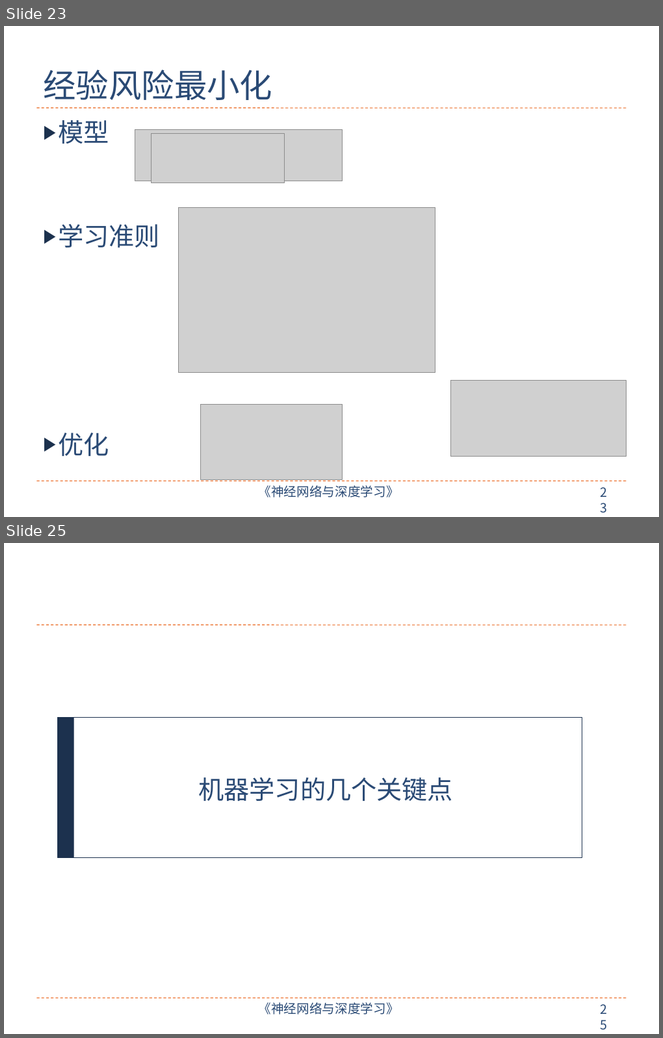
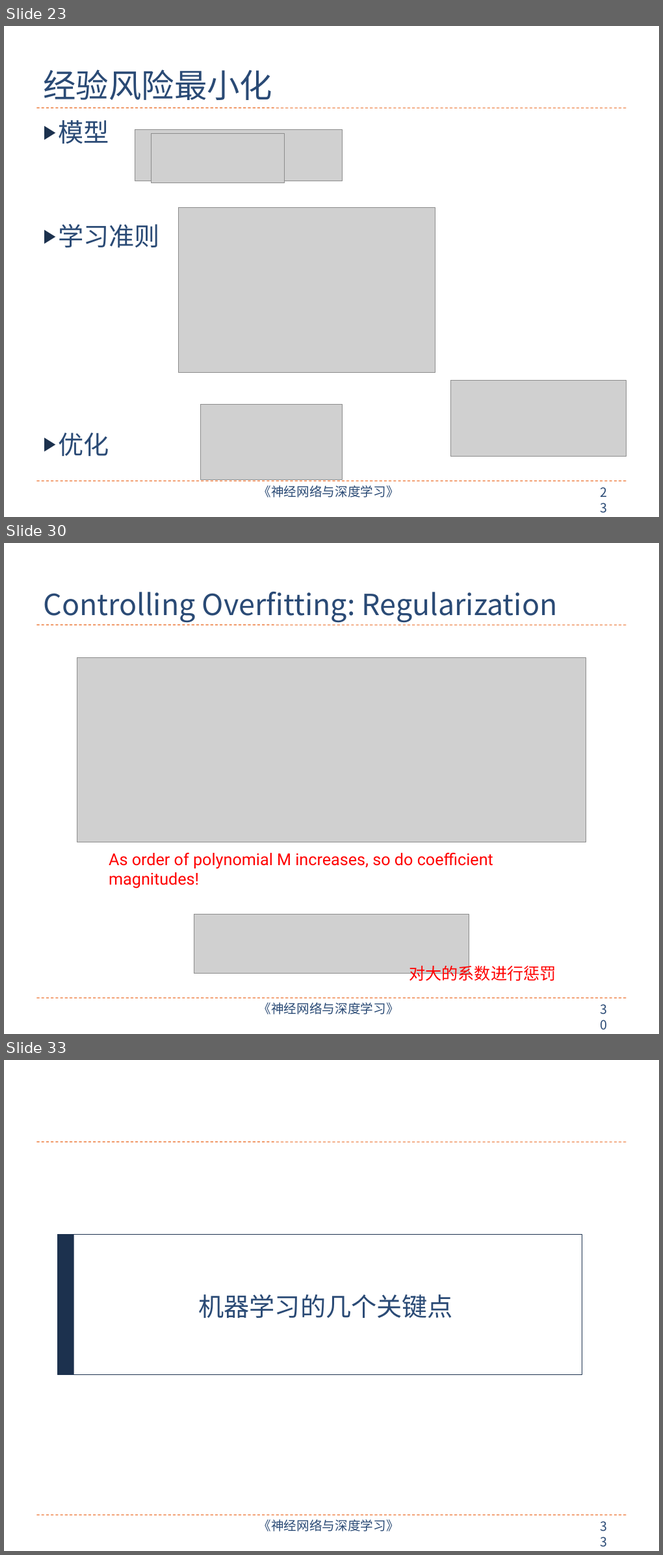
Before and after one commit to nndl/nndl.github.io, a slide deck: ppt/chap-机器学习概述.pptx. Shown one above the other, each under a label of ours: slides 23 and 25 before the commit, slides 23, 30 and 33 after it; the slides between them are not shown. The pictures are 663x1038 and 663x1555 pixels, drawn with LibreOffice and Linux fonts; fonts in the diff are those of the drawing; grey boxes stand for pictures. Boxes give left, top, right and bottom in pixels: in the first picture for what was removed or moved away, otherwise in the second. Text is boxed around its words. In the diff, an @@ line names an element or a change of style, - is before the commit and + after.

```diff
--- a/ppt/chap-机器学习概述.pptx
+++ b/ppt/chap-机器学习概述.pptx
@@ slide 30 added at (x1=4, y1=543, x2=659, y2=1034), background #FFFFFF; not listed: 4 template elements that a slide beside it also shows @@
@@ title added at (x1=43, y1=591, x2=558, y2=622), 32 pt, text #2A4A75 @@
+Controlling Overfitting: Regularization
@@ picture added at (x1=77, y1=657, x2=586, y2=843) @@
@@ text added at (x1=109, y1=853, x2=493, y2=869), 18 pt, text #FF0000 @@
+As order of polynomial M increases, so do coefficient magnitudes!
@@ picture added at (x1=194, y1=915, x2=469, y2=974) @@
@@ text added at (x1=409, y1=964, x2=556, y2=981), 18 pt, text #FF0000 @@
+对大的系数进行惩罚
@@ what was slide 25 is now slide 33 @@
@@ page number at (x1=594, y1=1516, x2=621, y2=1538): text changed @@
-25
+33
```
Also in this commit, not shown: 5 slides changed, 9 other slides added, 1 slide removed.
